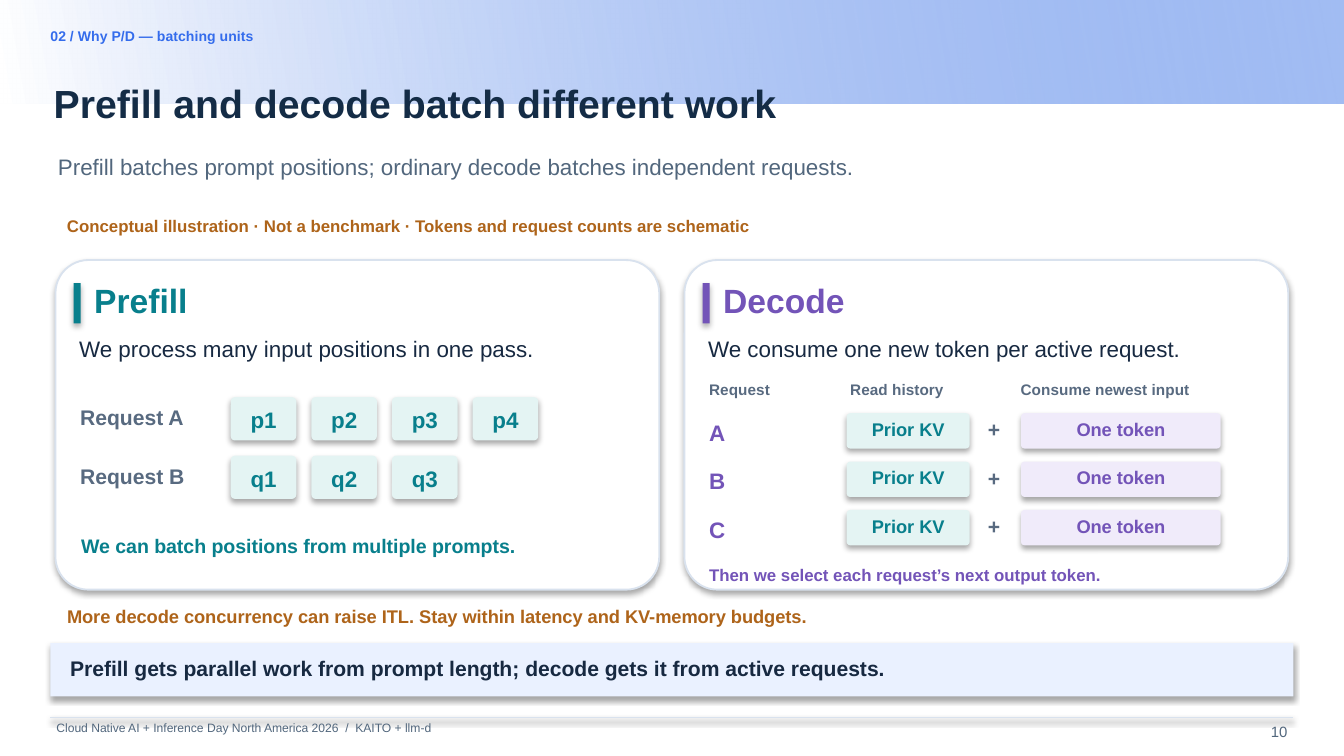
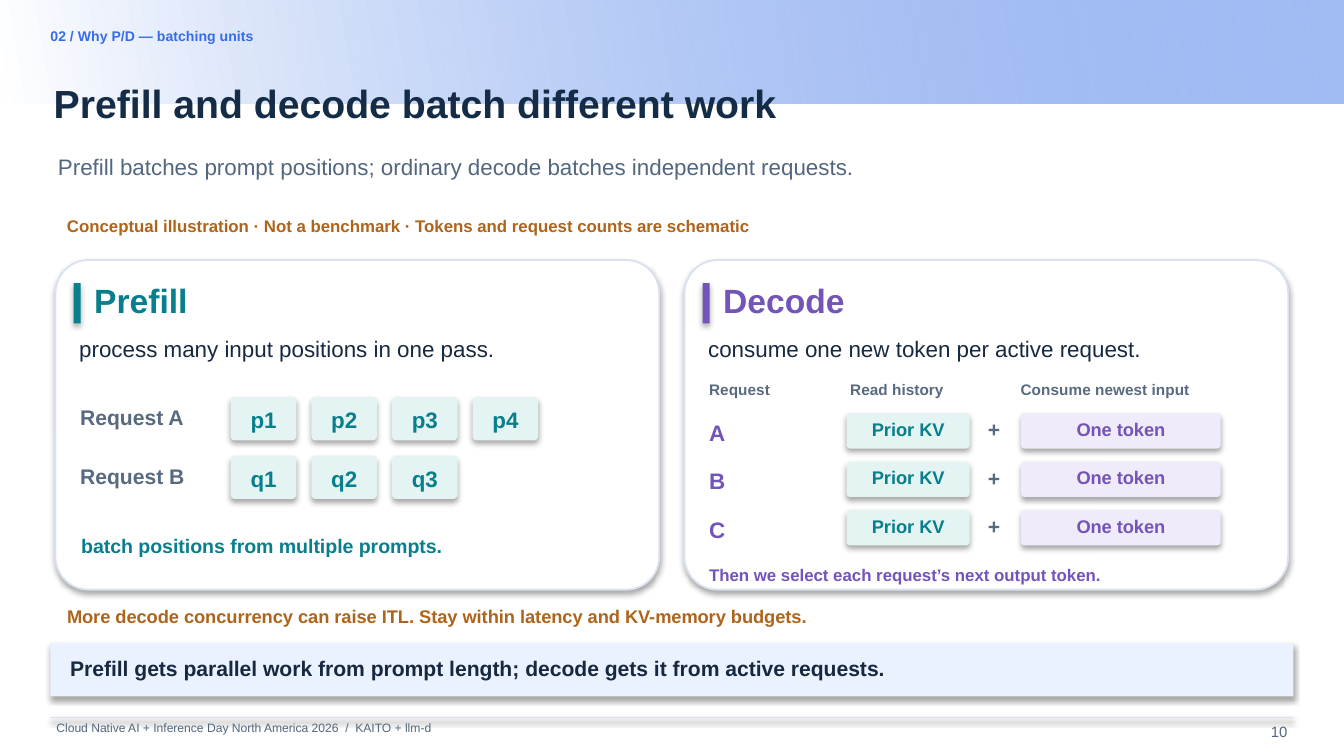
Before and after one commit to andyzhangx/demo, a slide deck: slide 10 of llm/pd-disaggregation/kubecon-na-2026-pd-disaggregation-kaito-llmd.pptx. Drawn at 1344x756 pixels with LibreOffice and Linux fonts; fonts in the diff are those of the drawing; background and template pictures are left out. Boxes give left, top, right and bottom in pixels: in the first picture for what was removed or moved away, otherwise in the second. Text is boxed around its words. In the diff, an @@ line names an element or a change of style, - is before the commit and + after.

```diff
--- a/llm/pd-disaggregation/kubecon-na-2026-pd-disaggregation-kaito-llmd.pptx
+++ b/llm/pd-disaggregation/kubecon-na-2026-pd-disaggregation-kaito-llmd.pptx
@@ text at (79,340,494,362): text changed @@
-We process many input positions in one pass.
+process many input positions in one pass.
@@ text at (708,340,1141,362): text changed @@
-We consume one new token per active request.
+consume one new token per active request.
@@ text at (81,538,442,557): text changed @@
-We can batch positions from multiple prompts.
+batch positions from multiple prompts.
```
Also in this commit, not shown: 9 other slides changed, 1 slide added.
